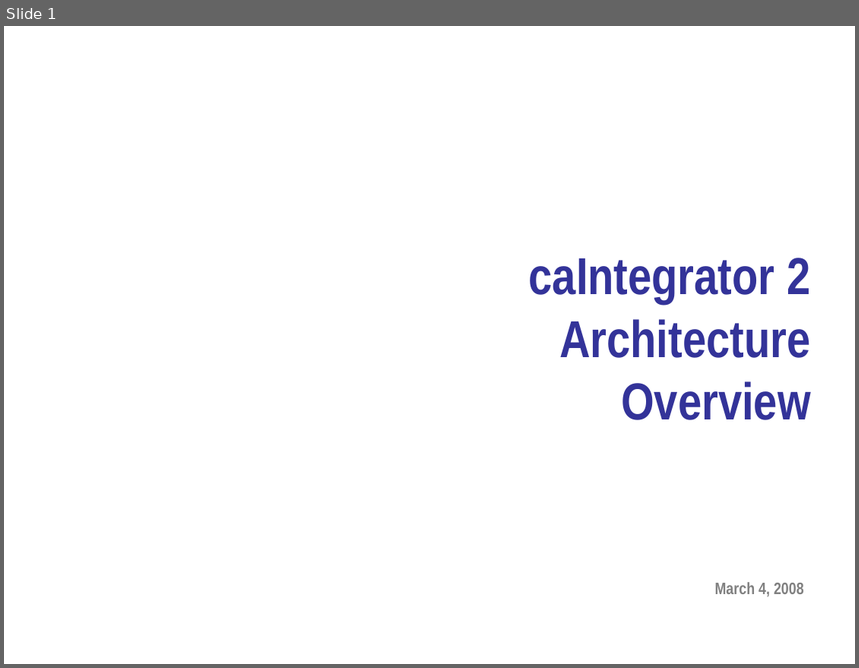
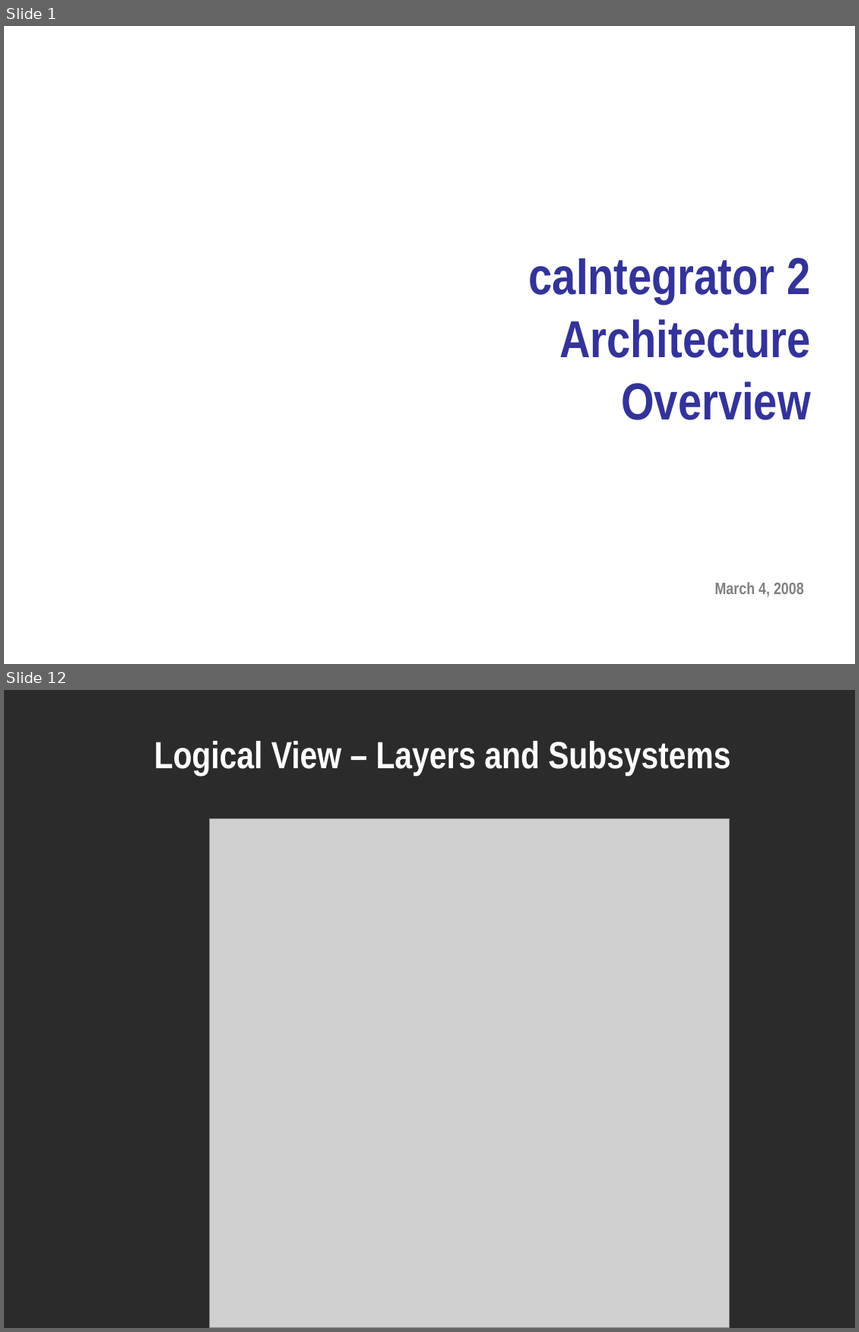
Before and after one commit to NCIP/caintegrator-docs, a slide deck: analysis_and_design/caintegrator2_architecture_overview.ppt. Shown one above the other, each under a label of ours: slide 1 before the commit, slides 1 and 12 after it; the slides between them are not shown. The pictures are 859x668 and 859x1332 pixels, drawn with LibreOffice and Linux fonts; fonts in the diff are those of the drawing; grey boxes stand for pictures; background and template pictures are left out; a plain dark background stands for a picture behind light text. Boxes give left, top, right and bottom in pixels: in the first picture for what was removed or moved away, otherwise in the second. Text is boxed around its words. In the diff, an @@ line names an element or a change of style, - is before the commit and + after.

```diff
--- a/analysis_and_design/caintegrator2_architecture_overview.ppt
+++ b/analysis_and_design/caintegrator2_architecture_overview.ppt
@@ slide 12 added at bbox=[4, 690, 855, 1328], background picture (left out) @@
@@ title added at bbox=[154, 741, 731, 776], 32 pt, text #FFFFFF, bold @@
+Logical View – Layers and Subsystems
@@ picture added at bbox=[210, 818, 730, 1328] @@
```
Also in this commit, not shown: 15 other slides added, 2 slides removed, 1 other file.
